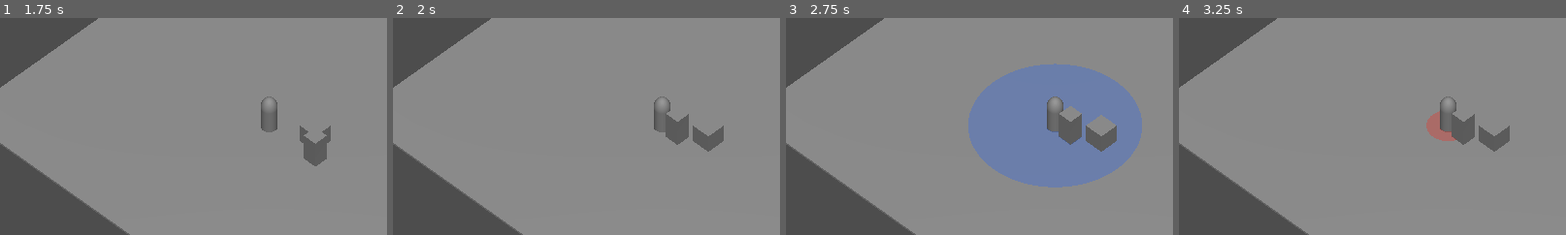
Above: before the commit, frames 1-4 (left to right).
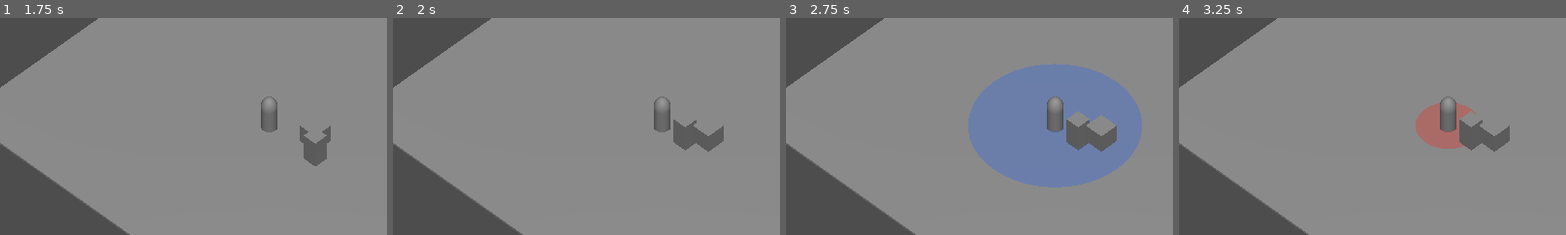
Above: after the commit, the same moments.

Repository: sillpct/lagoutte
Game: Godot game, scene res://scenes/main/main.tscn
Same seed, same stepped clock (60 frames per second), same inputs: the game is played once before the commit and once after it.
Inputs (mouse positions are % of the whole screen's width and height, from its top left):
- Up to frame 1 (1.75 s): click "Nouvelle Partie" at 0.5 s; tap Enter (ui_accept) at 1.25, 1.52 s; move the mouse to (72, 45) at 1.27 s; hold Right (ui_right) from 1.28 s (still down); hold T (end_turn) from 1.28 s (still down); click (72, 45) at 1.42 s
- Up to frame 2 (2 s): keep holding Right (ui_right); keep holding T (end_turn)
- Up to frame 3 (2.75 s): move the mouse to (30, 55) at 2.02 s; release Right (ui_right) at 2.03 s; release T (end_turn) at 2.03 s; hold Down (ui_down) from 2.03 s (still down); tap E (interact) at 2.1 s; tap Enter (ui_accept) at 2.27 s
- Up to frame 4 (3.25 s): move the mouse to (60, 28) at 2.77 s; release Down (ui_down) at 2.78 s; hold Right (ui_right) from 2.78 s (still down); hold A (toggle_attack_mode) from 2.78 s (still down)
The pictures show only the part of the screen within x 15-65%, y 25-75%; the shares and areas given below are measured in that part.

Frame 1 is identical in both runs. In frame 2, 0.5% of the frame differs, in the area x 70-79%, y 42-62%; in frame 3, 0.7%; in frame 4, 1.5%, in the area x 61-79%, y 39-62%.

Commit message:
Update combat_attack.gd

Diff:
--- a/scenes/combat/combat_attack.gd
+++ b/scenes/combat/combat_attack.gd
@@ -2,7 +2,7 @@
 extends Node
 
 const ATTACK_PA_COST := 1
-const MELEE_RANGE := 1.0
+const MELEE_RANGE := 1.5
 const NORMAL_CELL_COLOR := Color(0.22, 0.28, 0.32)
 
 @export var grid: CombatGrid
@@ -138,6 +138,4 @@
 	return incarnation.force
 
 func refresh_attack_display() -> void:
-	for row in range(grid.grid_height):
-		for col in range(grid.grid_width):
-			grid.set_cell_color(col, row, NORMAL_CELL_COLOR)
+	pass
